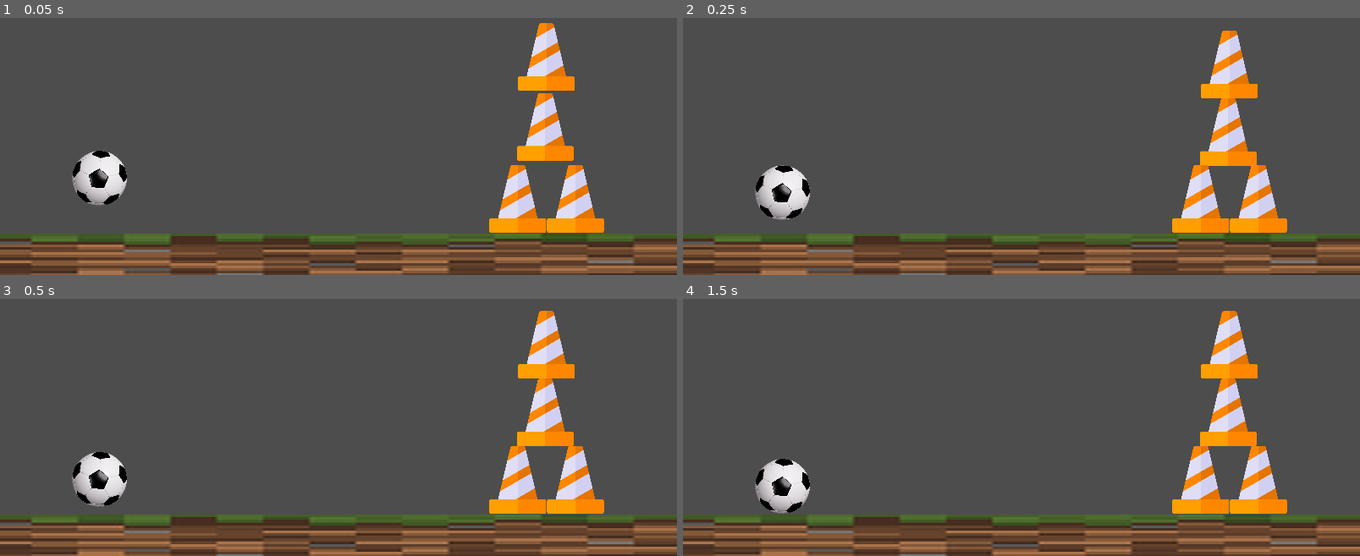
Above: before the commit, frames 1-4 (two rows, left to right).
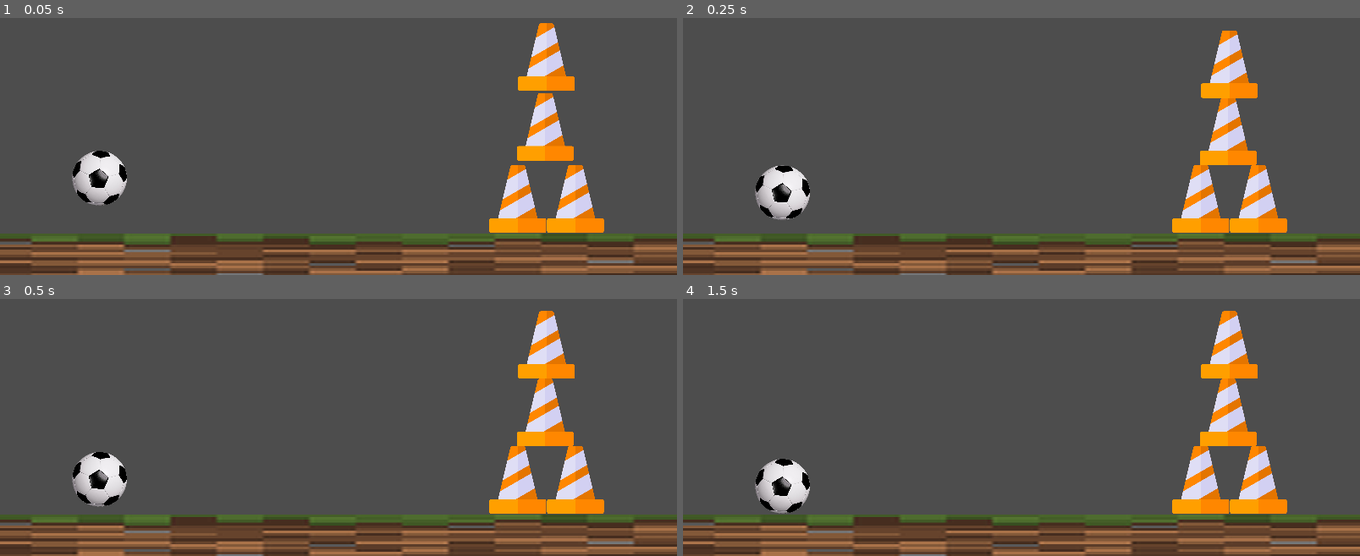
Above: after the commit, the same moments.

Repository: pacjo/ProjektFizyka
Game: Godot game, scene res://main.tscn
Same seed, same stepped clock (60 frames per second), same inputs: the game is played once before the commit and once after it.
Inputs (mouse positions are in pixels of both pictures, inside the frame that each line leads up to):
- Up to frame 1 (0.05 s): no input
- Up to frame 2 (0.25 s): no input
- Up to frame 3 (0.5 s): no input
- Up to frame 4 (1.5 s): move the mouse to (1170, 347) at 0.52 s; click (1170, 347) at 0.67 s; tap Enter at 1.25 s; drag from (886, 383) to (987, 442) at 1.27 s

The runs differ from the first frame. In frame 1, less than 0.1% of the frame differs, in the area x 76-85%, y 4-50%; in frame 2, 0.2%, in the area x 76-85%, y 4-58%; in frame 3, less than 0.1%; in frame 4, less than 0.1%.

Commit message:
add experimental touch support

Diff:
--- a/ball.gd
+++ b/ball.gd
@@ -2,6 +2,8 @@
 
 var arrow: Line2D
 var is_dragging: bool = false
+var wasShoot: bool = false
+@export var health: float = 10
 
 const MIN_DRAG_DISTANCE = 30
 const MAX_ARROW_LENGTH = 150
@@ -11,45 +13,73 @@
 	arrow = $Line2D
 	arrow.visible = false
 
+func _process(delta):
+	# delta is in seconds and by substracting it from health (by default
+	# being a value of 10) ball object will live 10 seconds
+	# ...and we only do that if it was already shoot (wasShoot)
+	if wasShoot:
+		health -= delta
+
+	if health <= 0:
+		# TODO: add animation (maybe a disappearing cloud?)
+		free()
+
 func _input(event):
-	if event is InputEventMouseButton:
-		if event.button_index == MOUSE_BUTTON_LEFT:
+	if !wasShoot:
+		if event is InputEventMouseButton and event.button_index == MOUSE_BUTTON_LEFT:
 			if event.pressed:
-				if _is_mouse_over_ball(event.global_position):
+				# we started dragging the ball - show arrow and calculate stuff
+				if _is_over_ball(event.global_position):
 					is_dragging = true
-					arrow.visible = false  # Start with arrow hidden until we check distance
-					handle_event(event.global_position)  # Update arrow initially to ensure correct visibility
+					draw_arrow(event.global_position)
 			else:
+				# we stopped dragging the ball - throw it
 				is_dragging = false
 				if arrow.visible:
 					apply_velocity(event.global_position)
 				arrow.visible = false
-	elif event is InputEventMouseMotion and is_dragging:
-		handle_event(event.global_position)
+		elif event is InputEventMouseMotion and is_dragging:
+			draw_arrow(event.global_position)
+		elif event is InputEventScreenTouch:
+			if event.pressed:
+				# we started dragging the ball - show arrow and calculate stuff
+				if _is_over_ball(event.position):
+					is_dragging = true
+					draw_arrow(event.position)
+			else:
+				# we stopped dragging the ball - throw it
+				is_dragging = false
+				if arrow.visible:
+					apply_velocity(event.position)
+				arrow.visible = false
+		elif event is InputEventScreenDrag and is_dragging:
+			draw_arrow(event.position)
 
-func _is_mouse_over_ball(mouse_position):
+func _is_over_ball(pointer_position):
 	var space_state = get_world_2d().direct_space_state
 	var query = PhysicsPointQueryParameters2D.new()
-	query.position = mouse_position
+
+	query.position = pointer_position
 	var result = space_state.intersect_point(query)
+
 	for item in result:
 		if item.collider == self:
 			return true
 	return false
 
-func handle_event(mouse_position):
-	var distance = global_position.distance_to(mouse_position)
-	# Draw arrow
+func draw_arrow(position):
+	var distance = global_position.distance_to(position)
 	if distance < MIN_DRAG_DISTANCE:
 		arrow.visible = false
 		return
 
-	# TODO: fix arrow movement when ball is rotating
-	var direction = (global_position - mouse_position).normalized()
+	var direction = (global_position - position).normalized()
 	distance = min(distance, MAX_ARROW_LENGTH)
 	arrow.points = [Vector2.ZERO, direction * distance]
 	arrow.visible = true
 
-func apply_velocity(mouse_position):
-	var direction = (global_position - mouse_position).normalized()
+func apply_velocity(position):
+	var direction = (global_position - position).normalized()
 	linear_velocity = direction * VELOCITY_MULTIPLIER
+
+	wasShoot = true
--- a/ball.tscn
+++ b/ball.tscn
@@ -24,4 +24,4 @@
 shape = SubResource("CircleShape2D_31bhf")
 
 [node name="Line2D" type="Line2D" parent="."]
-points = PackedVector2Array(0, 0, 108, 0, 85, -21, 87, 21, 107, -1)
+points = PackedVector2Array(0, 0, 108, 0)
--- a/cone.tscn
+++ b/cone.tscn
@@ -7,7 +7,7 @@
 
 [node name="cone" type="RigidBody2D"]
 physics_material_override = SubResource("PhysicsMaterial_w605u")
-gravity_scale = 0.85
+gravity_scale = 0.9
 metadata/_edit_group_ = true
 
 [node name="Sprite2D" type="Sprite2D" parent="."]
